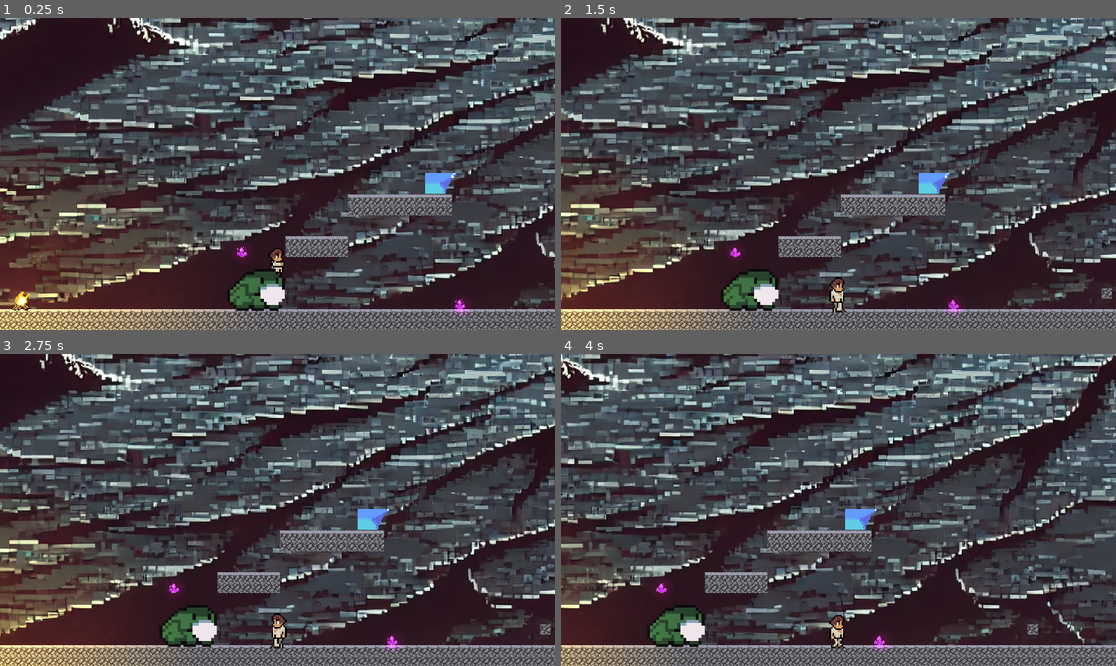
Above: before the commit, frames 1-4 (two rows, left to right).
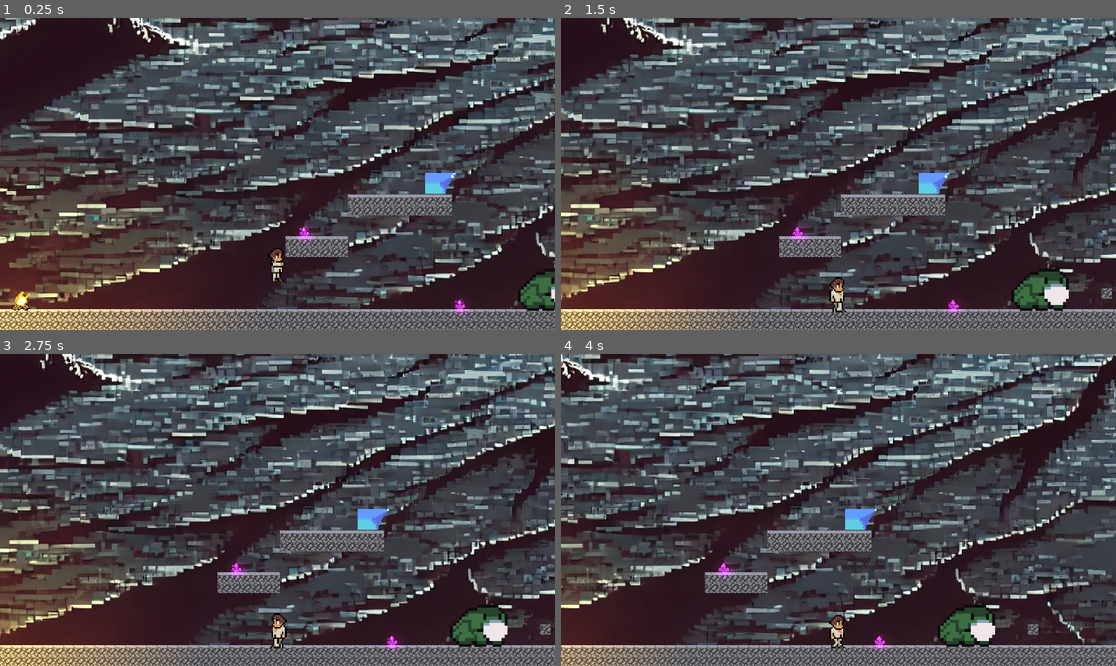
Above: after the commit, the same moments.

Repository: jingxin-anze/light-jump
Game: Godot game, scene res://Scenes/Level1/level_1.tscn
Same seed, same stepped clock (60 frames per second), same inputs: the game is played once before the commit and once after it. This scene is started directly instead of the project's main scene. Sound files missing from this copy of the repository are replaced by a short silence.
Inputs (mouse positions are in pixels of both pictures, inside the frame that each line leads up to):
- Up to frame 1 (0.25 s): no input
- Up to frame 2 (1.5 s): move the mouse to (960, 158) at 0.52 s; hold D (move_right) from 0.53 s (still down); tap J (attack) at 0.6 s; tap K (jump) at 0.77 s; move the mouse to (727, 189) at 1.27 s; tap Space (attack2) at 1.35 s
- Up to frame 3 (2.75 s): tap K (jump) at 1.52 s; move the mouse to (333, 441) at 2.02 s; release D (move_right) at 2.03 s; hold A (move_left) from 2.03 s (still down); click (333, 441) at 2.1 s
- Up to frame 4 (4 s): move the mouse to (810, 572) at 2.77 s; release A (move_left) at 2.78 s; hold D (move_right) from 2.78 s (still down); tap J (attack) at 2.85 s; tap K (jump) at 3.02, 3.77 s; move the mouse to (1005, 556) at 3.52 s; tap Space (attack2) at 3.6 s

The runs differ from the first frame. In frame 1, 1.9% of the frame differs, in the area x 40-100%, y 66-94%; in frame 2, 2.9%, in the area x 4-92%, y 0-100%; in frame 3, 2.9%; in frame 4, 2.9%.

Commit message:
为了更新，没啥变化

Diff:
--- a/Scenes/Level1/level_1.tscn
+++ b/Scenes/Level1/level_1.tscn
@@ -160,7 +160,7 @@
 position = Vector2(1243, 996)
 
 [node name="Crystal2" parent="Envir" instance=ExtResource("3_oqfmu")]
-position = Vector2(740, 875)
+position = Vector2(884, 828)
 
 [node name="Crystal3" parent="Envir" instance=ExtResource("3_oqfmu")]
 position = Vector2(78, 993)
@@ -235,7 +235,7 @@
 debug_color = Color(0.853681, 0.333886, 0.419726, 0.42)
 
 [node name="Frog" parent="Props" instance=ExtResource("13_ke5qs")]
-position = Vector2(777, 934)
+position = Vector2(1447, 939)
 
 [node name="ChangeScene" parent="." instance=ExtResource("14_n4j3t")]
 next_scene = ExtResource("15_dqxgq")
Not shown: 1 places in Test/TestLight/ball_huayu.tscn that only renumber resources
Not shown: 1 places in Test/TestLight/light_test_huayu.tscn that only renumber resources
Not shown: 1 places in Test/TestLight/mirror_huayu.tscn that only renumber resources
